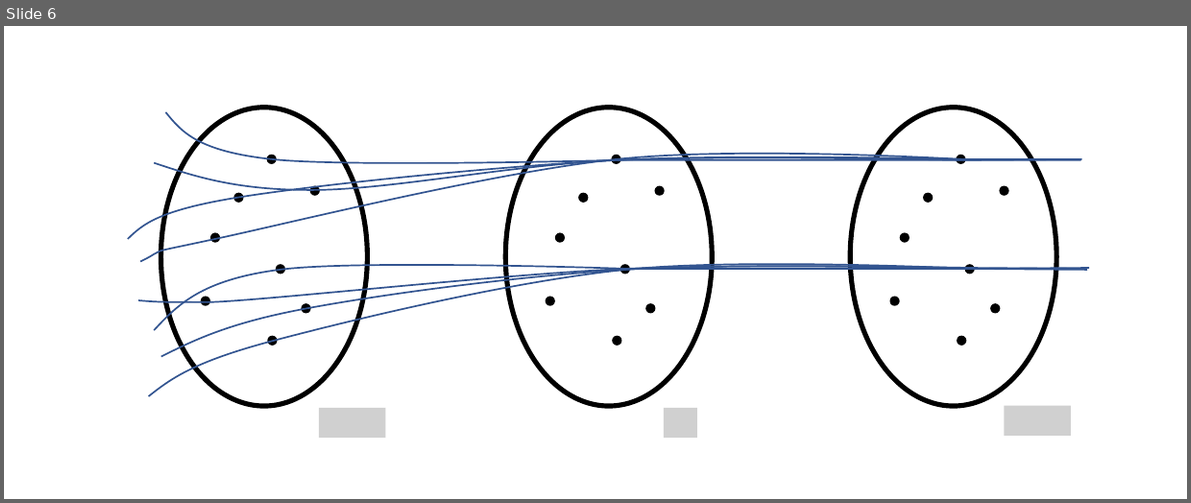
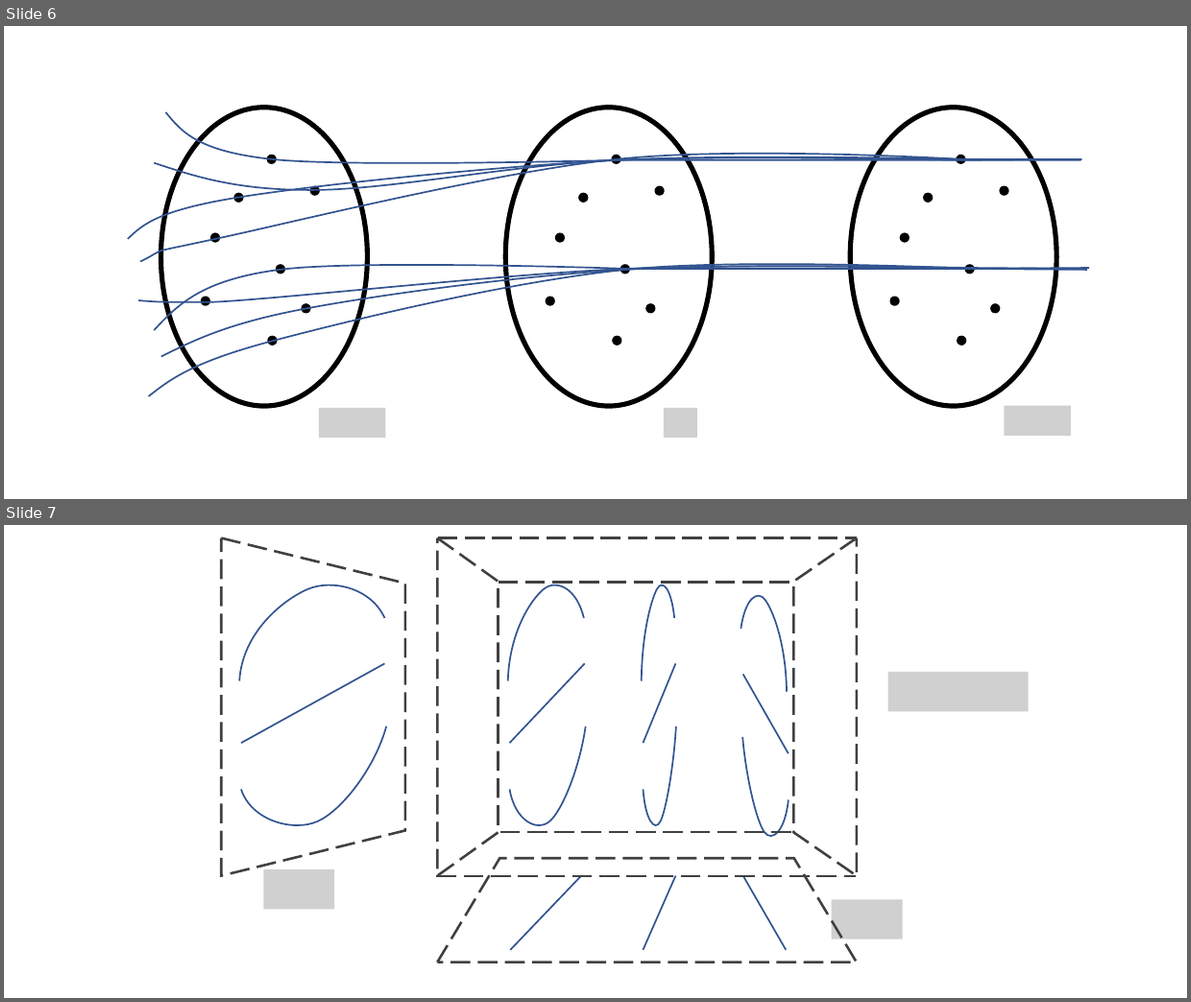
Before and after one commit to assumptionsofphysics/assumptionsofphysics, a slide deck: Articles/2019-Entropy/Source/images.pptx. Shown one above the other, each under a label of ours: slide 6 before the commit, slides 6 and 7 after it. The pictures are 1191x503 and 1191x1002 pixels, drawn with LibreOffice and Linux fonts; fonts in the diff are those of the drawing; grey boxes stand for pictures. Boxes give left, top, right and bottom in pixels: in the first picture for what was removed or moved away, otherwise in the second. Text is boxed around its words. In the diff, an @@ line names an element or a change of style, - is before the commit and + after.

```diff
--- a/Articles/2019-Entropy/Source/images.pptx
+++ b/Articles/2019-Entropy/Source/images.pptx
@@ slide 7 added at (4,525,1187,998), background #FFFFFF @@
@@ trapezoid added at (222,538,406,876), outline #404040 1.5 pt dashed @@
@@ freeform shape added at (239,585,385,681), outline #325491 1 pt @@
@@ freeform shape added at (508,585,584,681), outline #325491 1 pt @@
@@ freeform shape added at (641,585,675,681), outline #325491 1 pt @@
@@ freeform shape added at (741,596,787,692), outline #325491 1 pt @@
@@ freeform shape added at (240,663,383,743), outline #325491 1 pt @@
@@ freeform shape added at (509,663,584,743), outline #325491 1 pt @@
@@ freeform shape added at (642,663,676,743), outline #325491 1 pt @@
@@ freeform shape added at (743,674,788,753), outline #325491 1 pt @@
@@ picture added at (887,672,1027,712) @@
@@ freeform shape added at (240,726,386,825), outline #325491 1 pt @@
@@ freeform shape added at (509,726,585,825), outline #325491 1 pt @@
@@ freeform shape added at (642,726,676,825), outline #325491 1 pt @@
@@ freeform shape added at (742,737,788,836), outline #325491 1 pt @@
@@ picture added at (263,870,334,909) @@
@@ trapezoid added at (437,858,856,963), outline #404040 1.5 pt dashed @@
@@ group added at (437,537,856,876): 4 lines, 2 trapezoids @@
@@ freeform shape added at (510,876,581,951), outline #325491 1 pt @@
@@ freeform shape added at (642,876,676,951), outline #325491 1 pt @@
@@ freeform shape added at (743,876,785,951), outline #325491 1 pt @@
@@ picture added at (831,900,902,940) @@
```
Also in this commit, not shown: 1 slide changed, 3 other files.
